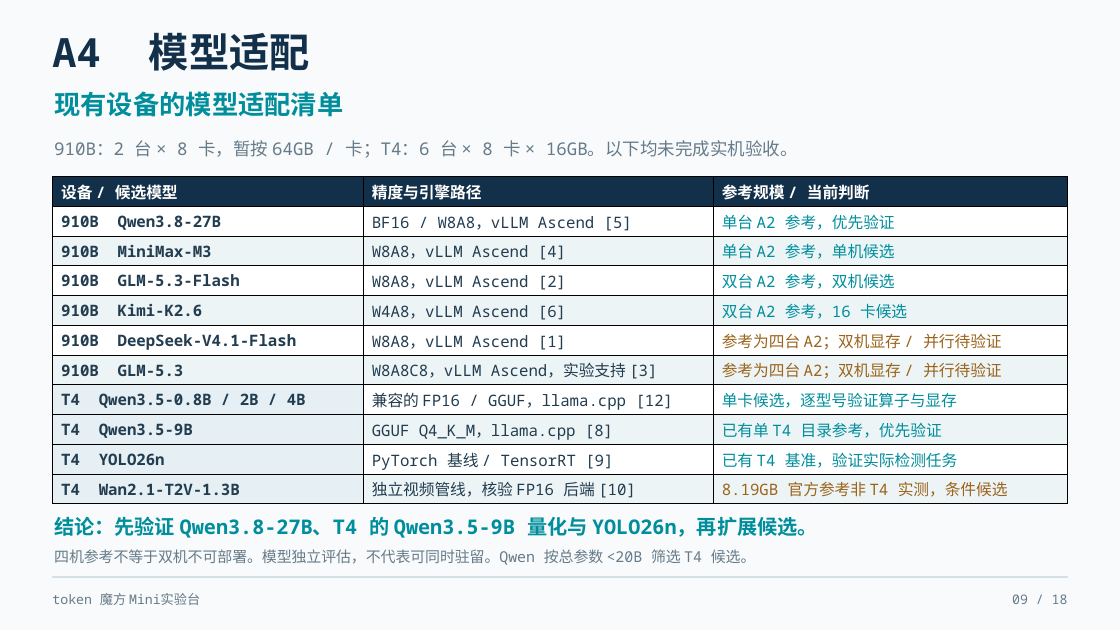
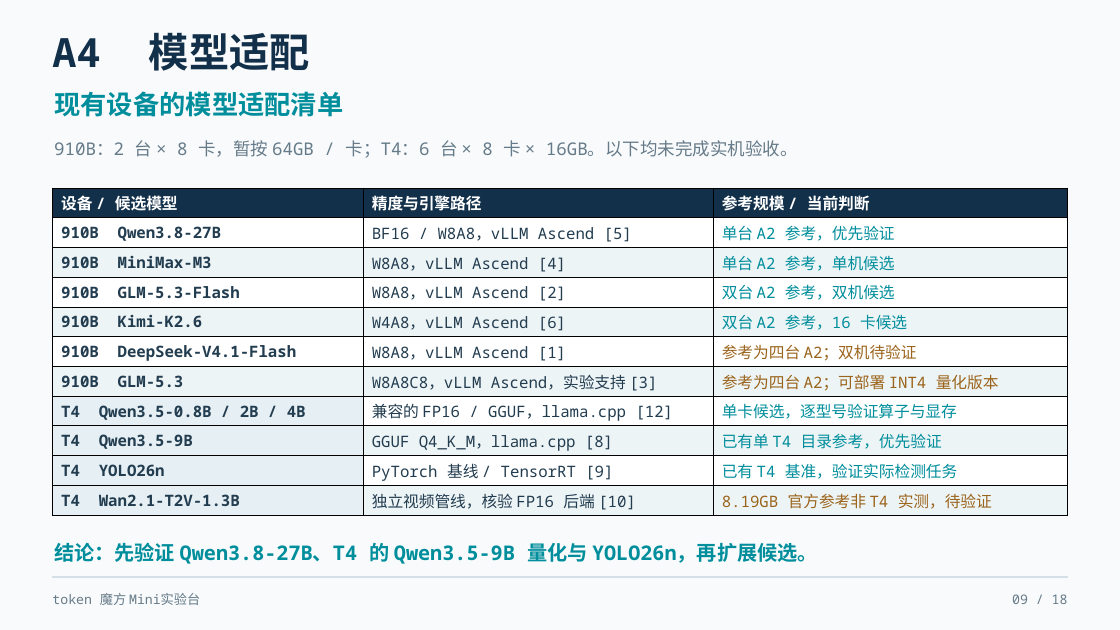
Before and after one commit to KurisuZhang/codex-catl, a slide deck: slide 9 of output/token_mini/Token魔方Mini实验台_完整合并版_修复版.pptx. Drawn at 1120x630 pixels with LibreOffice and Linux fonts; fonts in the diff are those of the drawing. Boxes give left, top, right and bottom in pixels: in the first picture for what was removed or moved away, otherwise in the second. Text is boxed around its words. In the diff, an @@ line names an element or a change of style, - is before the commit and + after.

```diff
--- a/output/token_mini/Token魔方Mini实验台_完整合并版_修复版.pptx
+++ b/output/token_mini/Token魔方Mini实验台_完整合并版_修复版.pptx
@@ table at [52,188,1068,516] @@
-row 6, column 3: 参考为四台 A2；双机显存 / 并行待验证
+row 6, column 3: 参考为四台 A2；双机待验证
-row 7, column 3: 参考为四台 A2；双机显存 / 并行待验证
+row 7, column 3: 参考为四台 A2；可部署 INT4 量化版本
-row 11, column 3: 8.19GB 官方参考非 T4 实测，条件候选
+row 11, column 3: 8.19GB 官方参考非 T4 实测，待验证
@@ table: place and size @@
-table at [52,176,1068,504]
+table at [52,188,1068,516]
@@ text "结论：先验证 Qwen3.8-27B、T4 的 Qwen3.5-9B 量化与 ...": place and size @@
-text "结论：先验证 Qwen3.8-27B、T4 的 Qwen3.5-9B 量化与 ..." at [54,516,818,538]
+text "结论：先验证 Qwen3.8-27B、T4 的 Qwen3.5-9B 量化与 ..." at [54,542,818,564]
@@ text removed at [54,549,756,565] @@
-四机参考不等于双机不可部署。模型独立评估，不代表可同时驻留。Qwen 按总参数 <20B 筛选 T4 候选。
```
Also in this commit, not shown: 12 other slides changed, 21 other files.
